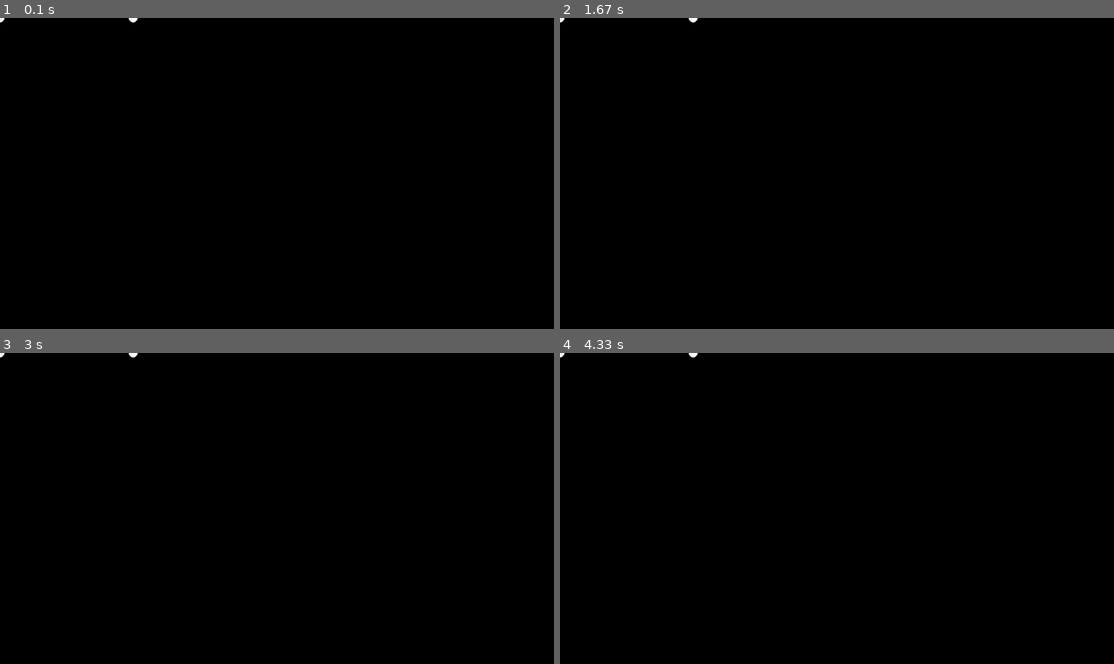
Above: before the commit, frames 1-4 (two rows, left to right).
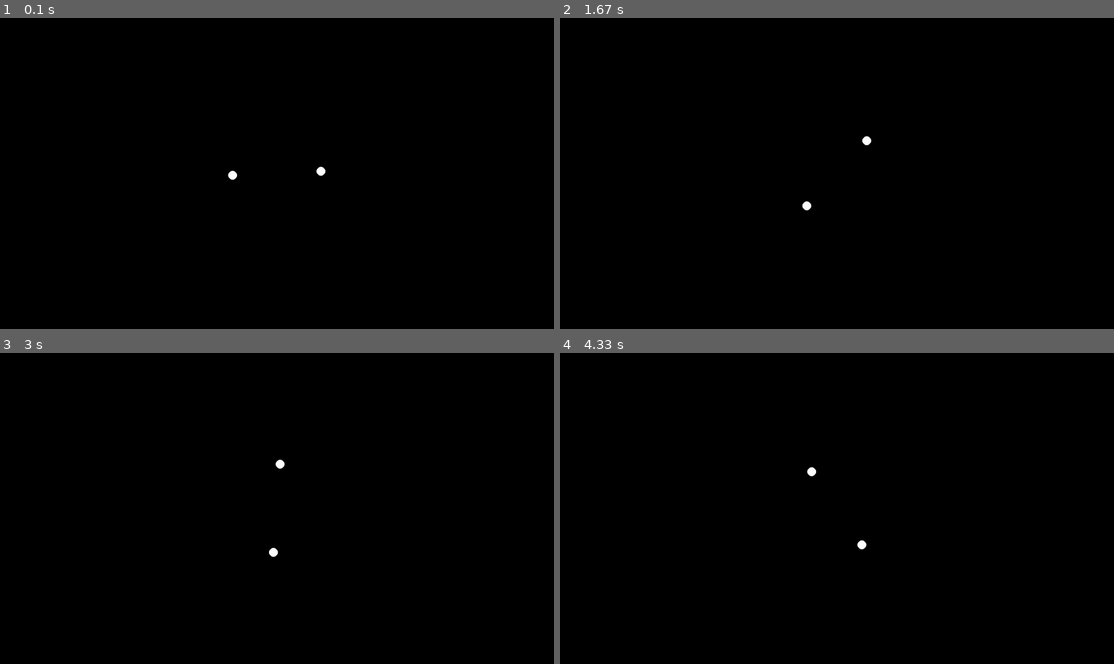
Above: after the commit, the same moments.

Repository: sparshg/py-games
Game: pygame game, started from src/gravity/main.py
Same seed, same stepped clock (60 frames per second), same inputs: the game is played once before the commit and once after it.
Inputs:
- Up to frame 1 (0.1 s): no input
- Up to frame 2 (1.67 s): no input
- Up to frame 3 (3 s): no input
- Up to frame 4 (4.33 s): no input

The runs differ from the first frame. In frame 1, 0.1% of the frame differs, in the area x 0-59%, y 0-52%; in frame 2, 0.1%; in frame 3, 0.1%, in the area x 0-52%, y 0-66%; in frame 4, 0.1%.

Commit message:
tune values

Diff:
--- a/src/gravity/body.py
+++ b/src/gravity/body.py
@@ -3,7 +3,7 @@
 
 
 class Body:
-    def __init__(self, mass, radius, pos=(0, 0), vel=(0, 0)):
+    def __init__(self, mass, radius, pos=(WIDTH / 2, HEIGHT / 2), vel=(0, 0)):
         self.mass = mass
         self.radius = radius
         self.pos = pg.Vector2(pos)
--- a/src/gravity/constants.py
+++ b/src/gravity/constants.py
@@ -2,4 +2,4 @@
 FPS = 60
 BLACK = "#000000"
 WHITE = "#FFFFFF"
-G = -18  # Gravitational constant
+G = 100000  # Gravitational constant
--- a/src/gravity/universe.py
+++ b/src/gravity/universe.py
@@ -1,10 +1,14 @@
 import pygame as pg
 from body import Body
+from constants import *
 
 
 class Universe:
     def __init__(self):
-        self.bodies = [Body(10, 10), Body(2, 10, (300, 0))]
+        self.bodies = [
+            Body(10, 10, (WIDTH / 2 - 100, HEIGHT / 2), (0, 50)),
+            Body(10, 10, (WIDTH / 2 + 100, HEIGHT / 2), (0, -50)),
+        ]
 
     def update(self, dt):
         for body in self.bodies:
